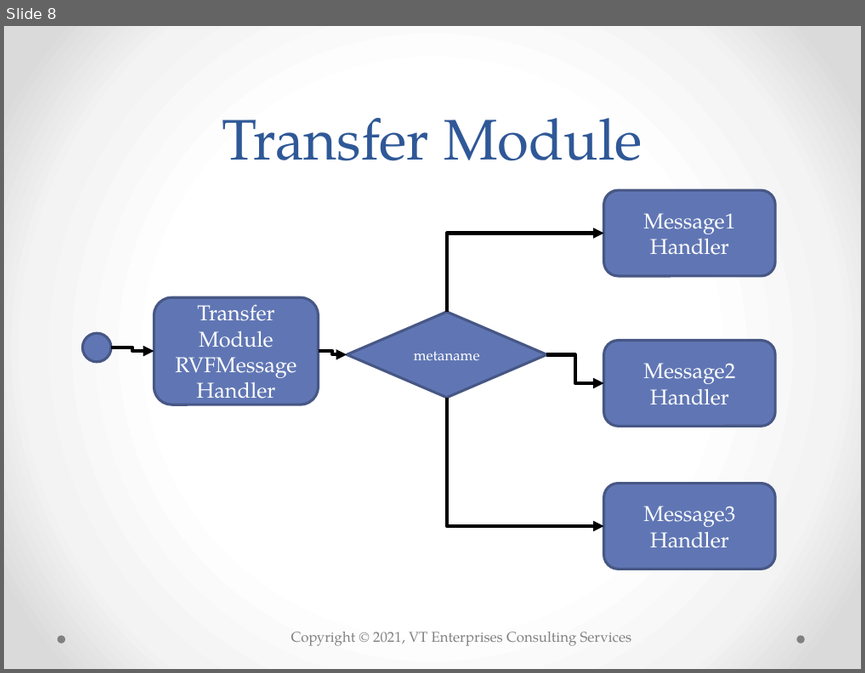
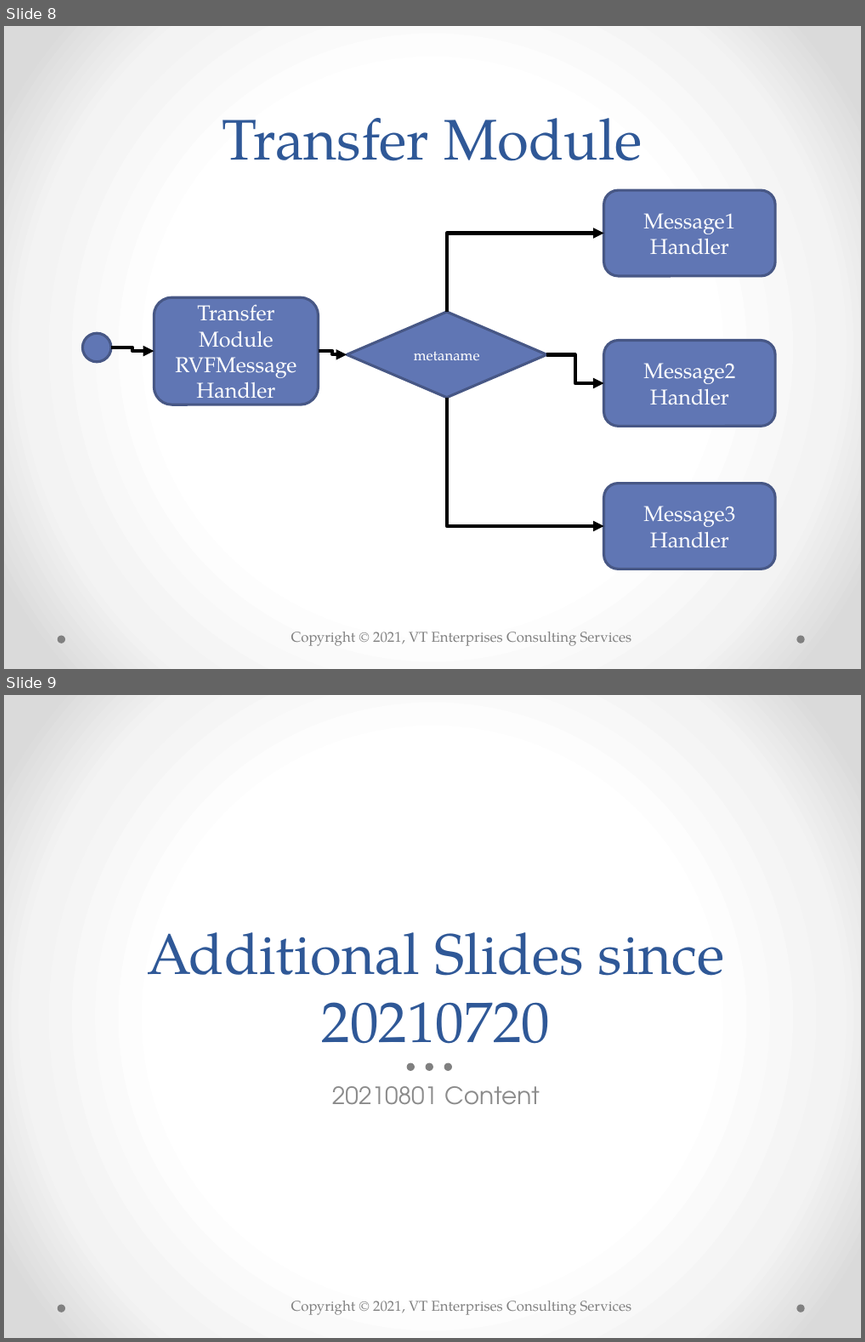
Before and after one commit to bradfordvt/P2654Model2, a slide deck: docs/MJBUnification20210720.pptx. Shown one above the other, each under a label of ours: slide 8 before the commit, slides 8 and 9 after it. The pictures are 865x673 and 865x1342 pixels, drawn with LibreOffice and Linux fonts; fonts in the diff are those of the drawing; background and template pictures are left out. Boxes give left, top, right and bottom in pixels: in the first picture for what was removed or moved away, otherwise in the second. Text is boxed around its words. In the diff, an @@ line names an element or a change of style, - is before the commit and + after.

```diff
--- a/docs/MJBUnification20210720.pptx
+++ b/docs/MJBUnification20210720.pptx
@@ slide 9 added at <box>4,695,861,1338</box>, background gradient #FFFFFF to #F4F4F4 to #DADADA; not listed: 3 template elements that a slide beside it also shows @@
@@ title added at <box>147,932,725,1064</box>, 48 pt, text #2F5897 @@
+Additional Slides since 20210720
@@ ellipse added at <box>407,1062,415,1071</box>, fill #808080 @@
@@ ellipse added at <box>426,1062,433,1071</box>, fill #808080 @@
@@ ellipse added at <box>444,1062,452,1071</box>, fill #808080 @@
@@ text added at <box>332,1086,540,1104</box>, 20 pt, text #8C8C8C @@
+20210801 Content
```
Also in this commit, not shown: 2 other slides added.
